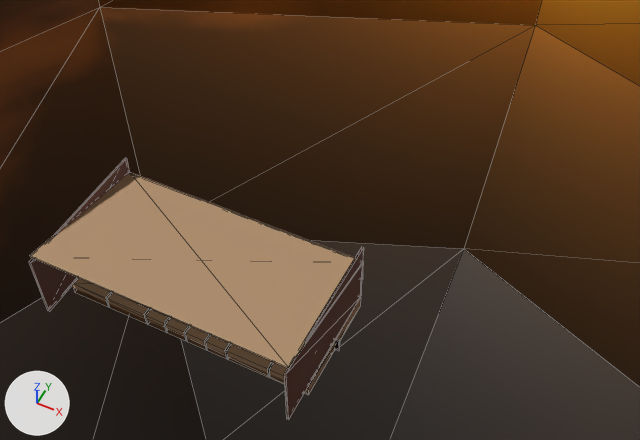
The glTF model stages/stage03.glb as it was, and as the next commit left it.
The view is the same before and after, from a 50 mm camera at (43.9, -57.2, 93.9) aimed at (6.6, 17.4, 0.8). Lighting does not change. The marker at lower left points along +X, +Y and +Z. The first picture is the older version. Mesh edges are drawn as thin lines. Where no turn or scale is listed for an object, it has been applied to the vertices.
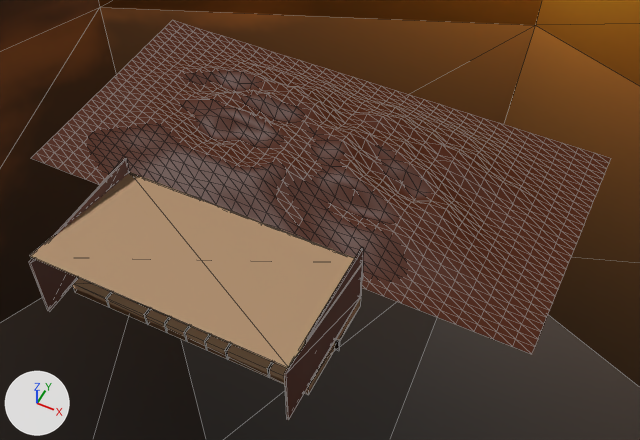
Commit message: Stage03 terrain added in background

The change, as JSON lines over the scene's bpy script:
```json
{"op": "add", "block": "me_landscape", "code": ["me_landscape = bpy.data.meshes.new('Landscape')", "me_landscape.from_pydata(...)  # 1024 vertices, 1922 faces; spans x -40.0..40.0, y -20.0..20.0, z 0.0..5.9", "me_landscape.materials.append(mat_material_004)  # brown #64311b"]}
{"op": "add", "block": "ob_landscape", "code": ["ob_landscape = bpy.data.objects.new('Landscape', me_landscape)", "ob_landscape.location = (0.0, 31.0, -1.9)"]}
```

What differs and where, as boxes [x1, y1, x2, y2] in the pictures (640 x 440 px):
```json
{"object": "Landscape", "change": "added", "after": [31, 20, 611, 354], "on screen": "brown"}
```
